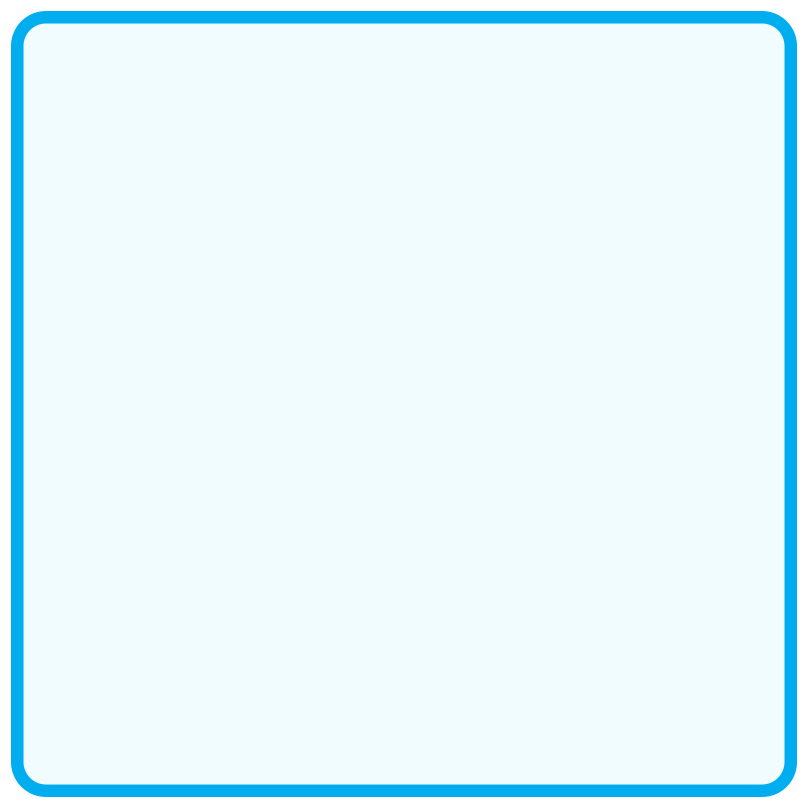
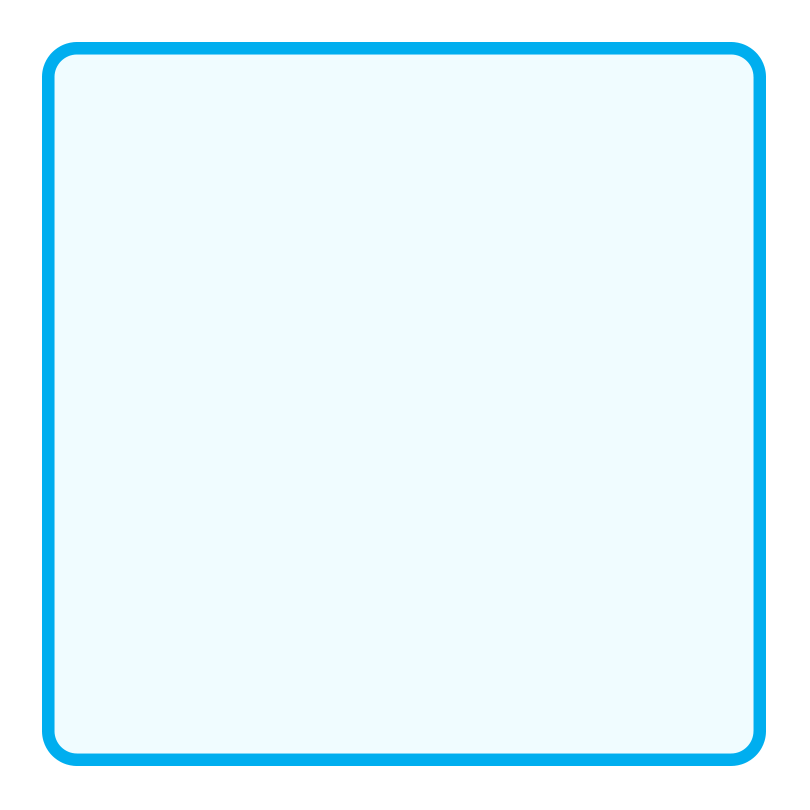
Revision of a layered 810 × 810 image; what changed, layer by layer:
painted on "Rounded Rectangle 3" over [11, 11, 797, 797]
